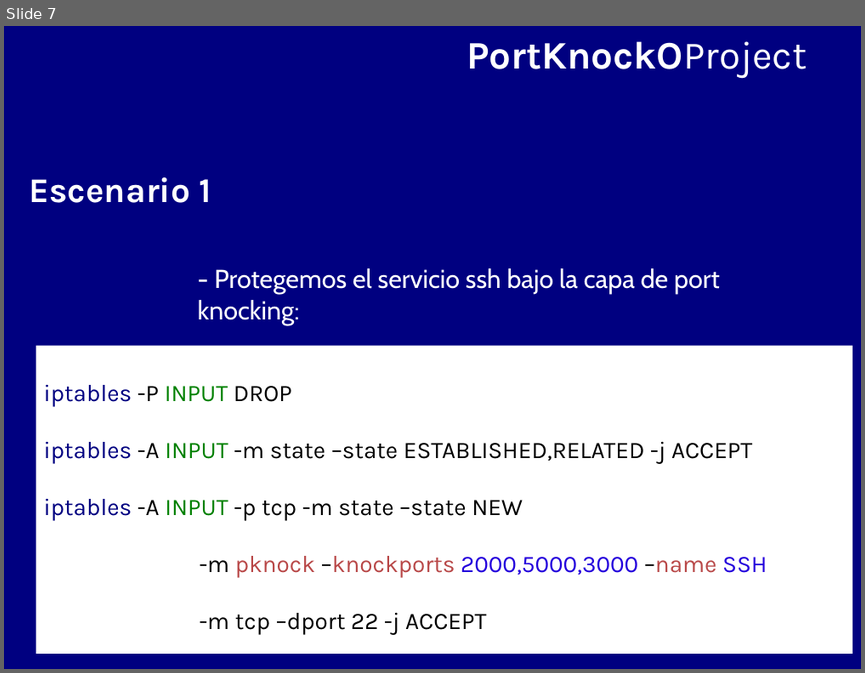
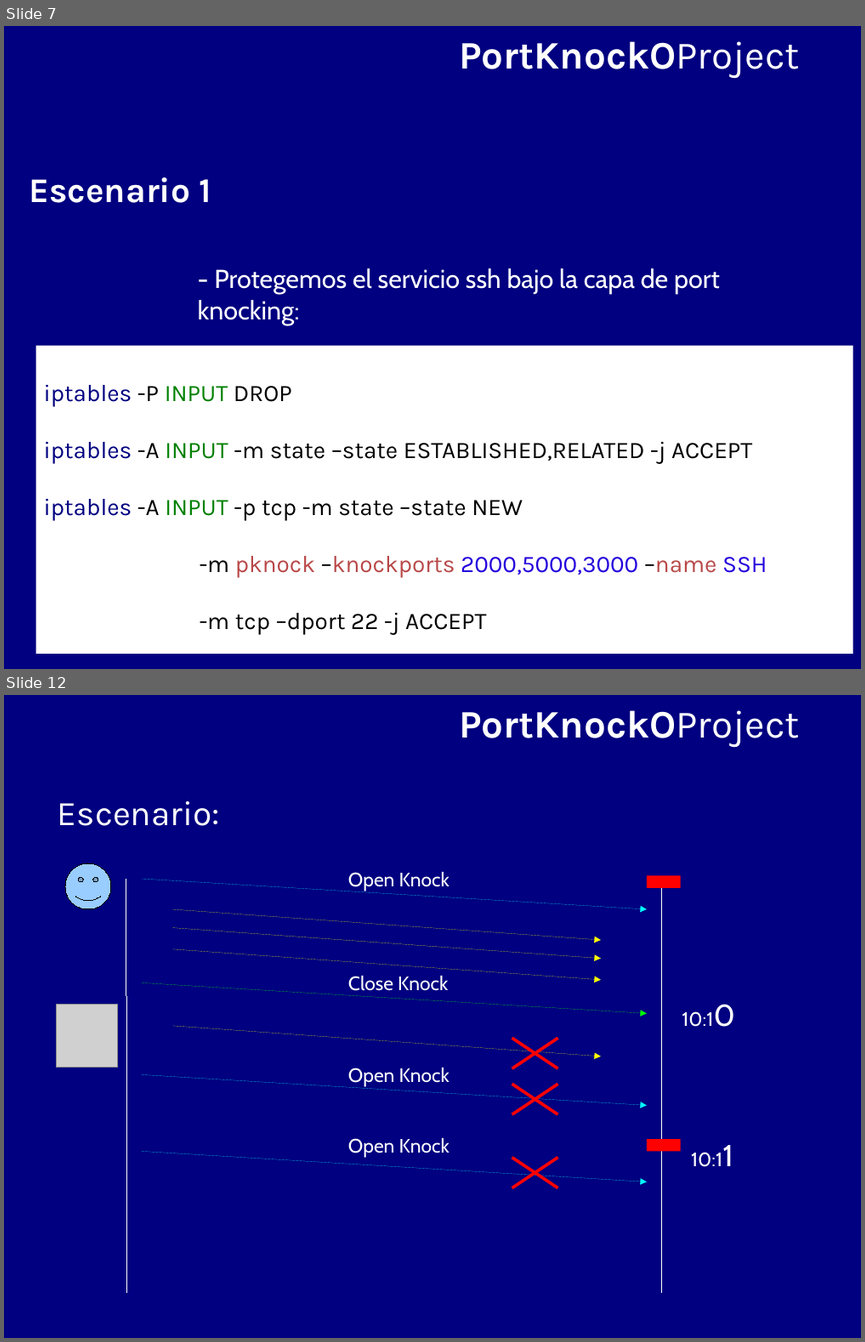
Before and after one commit to BackupTheBerlios/portknocko-svn, a slide deck: trunk/jornadas/jornadas.odp. Shown one above the other, each under a label of ours: slide 7 before the commit, slides 7 and 12 after it; the slides between them are not shown. The pictures are 865x673 and 865x1342 pixels, drawn with LibreOffice and Linux fonts; fonts in the diff are those of the drawing; grey boxes stand for pictures. Boxes give left, top, right and bottom in pixels: in the first picture for what was removed or moved away, otherwise in the second. Text is boxed around its words. In the diff, an @@ line names an element or a change of style, - is before the commit and + after.

```diff
--- a/trunk/jornadas/jornadas.odp
+++ b/trunk/jornadas/jornadas.odp
@@ slide 12 added at bbox=[4, 695, 861, 1338], background #000080 @@
@@ text added at bbox=[459, 710, 799, 747], 36 pt, text #FFFFFF, bold @@
+PortKnockOProject
@@ text added at bbox=[58, 801, 220, 826], 32 pt, text #FFFFFF @@
+Escenario:
@@ smiley face added at bbox=[65, 863, 111, 909], fill #99CCFF, outline #000000 0 pt @@
@@ text added at bbox=[348, 872, 449, 891], 18 pt, text #FFFFFF @@
+Open Knock
@@ line added from (126, 879) to (126, 1292), #FFFFFF 0 pt @@
@@ arrow added from (142, 879) to (647, 909), #00FFFF 0 pt @@
@@ line added from (647, 882) to (681, 882), #FF0000 11.34 pt @@
@@ line added from (662, 879) to (662, 1292), #FFFFFF 0 pt @@
@@ arrow added from (172, 909) to (601, 940), #FFFF00 0 pt @@
@@ arrow added from (172, 927) to (601, 959), #FFFF00 0 pt @@
@@ arrow added from (172, 949) to (601, 980), #FFFF00 0 pt @@
@@ arrow added from (142, 982) to (647, 1013), #00FF00 0 pt @@
@@ text added at bbox=[348, 975, 448, 996], 18 pt, text #FFFFFF @@
+Close Knock
@@ picture added at bbox=[56, 1004, 118, 1067] @@
@@ arrow added from (172, 1026) to (601, 1056), #FFFF00 0 pt @@
@@ text added at bbox=[681, 1011, 713, 1027], 18 pt, text #FFFFFF @@
+10:10
@@ line added from (512, 1068) to (558, 1038), #FF0000 2.83 pt @@
@@ line added from (558, 1068) to (512, 1038), #FF0000 2.83 pt @@
@@ arrow added from (142, 1074) to (647, 1106), #00FFFF 0 pt @@
@@ text added at bbox=[348, 1067, 449, 1088], 18 pt, text #FFFFFF @@
+Open Knock
@@ line added from (512, 1114) to (558, 1083), #FF0000 2.83 pt @@
@@ line added from (558, 1114) to (512, 1083), #FF0000 2.83 pt @@
@@ arrow added from (142, 1151) to (647, 1182), #00FFFF 0 pt @@
@@ text added at bbox=[348, 1138, 449, 1157], 18 pt, text #FFFFFF @@
+Open Knock
@@ line added from (647, 1145) to (681, 1145), #FF0000 11.34 pt @@
@@ text added at bbox=[691, 1151, 722, 1167], 18 pt, text #FFFFFF @@
+10:11
@@ line added from (512, 1188) to (558, 1157), #FF0000 2.83 pt @@
@@ line added from (558, 1188) to (512, 1157), #FF0000 2.83 pt @@
@@ slide 7 changed as well @@
@@ text "PortKnockOProject": place and size @@
-text "PortKnockOProject" at bbox=[466, 41, 806, 78]
+text "PortKnockOProject" at bbox=[459, 41, 799, 78]
```
Also in this commit, not shown: 6 other slides changed, 7 other slides added, 1 other file.
